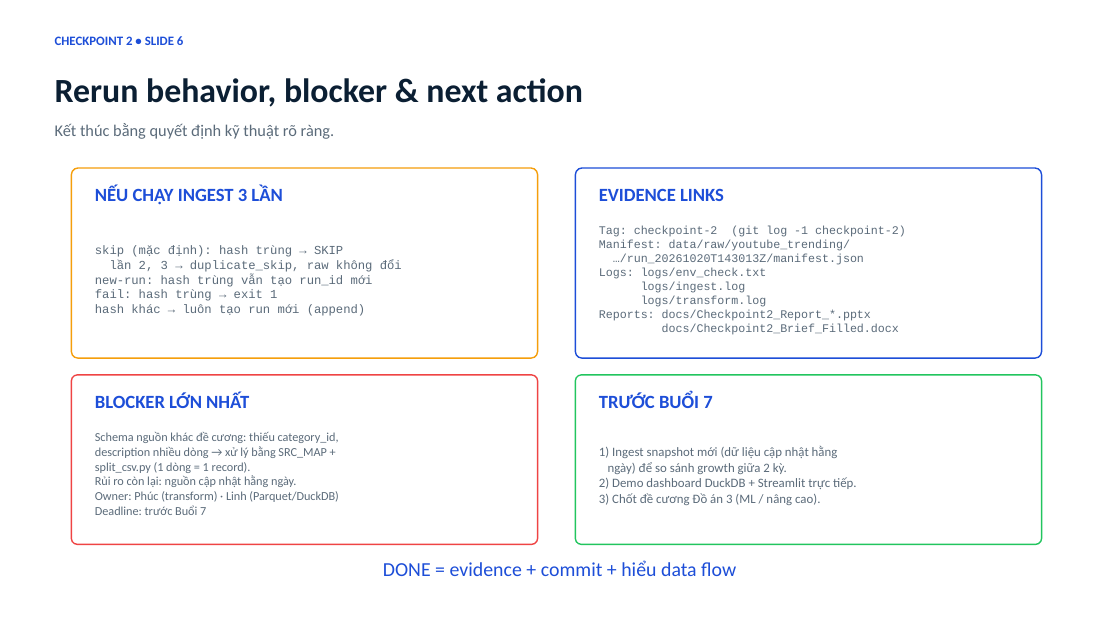
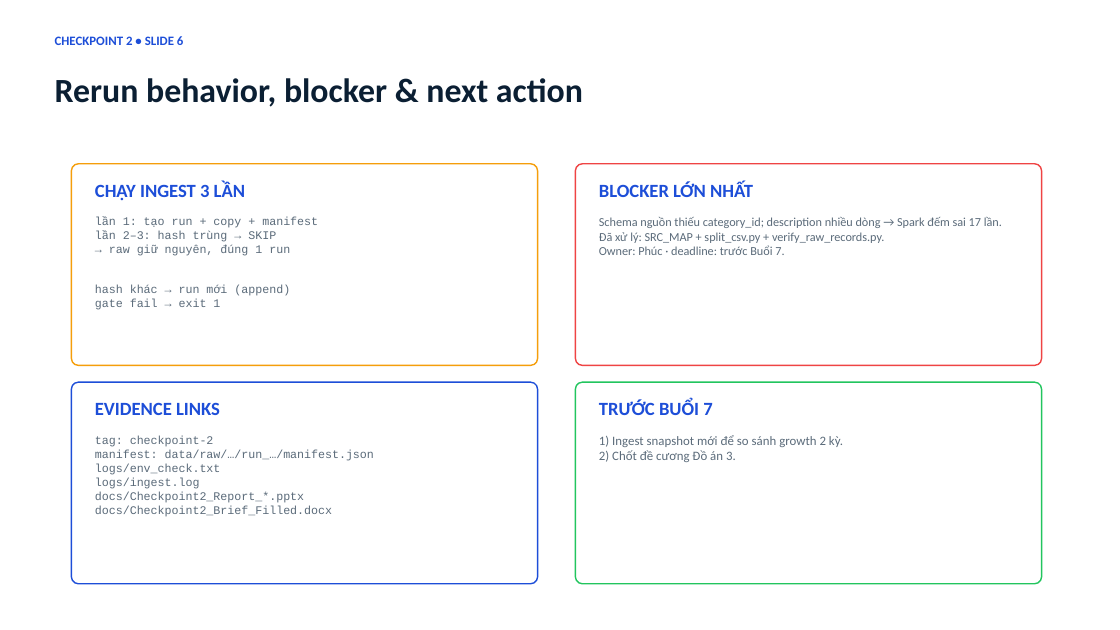
Before and after one commit to kichirou244/bigdata-project, a slide deck: slide 6 of docs/Checkpoint2_Report_YouTube_Trending.pptx. Drawn at 1120x630 pixels with LibreOffice and Linux fonts; fonts in the diff are those of the drawing. Boxes give left, top, right and bottom in pixels: in the first picture for what was removed or moved away, otherwise in the second. Text is boxed around its words. In the diff, an @@ line names an element or a change of style, - is before the commit and + after.

Commit message:
feat: add ingestion, transformation, verification, and dashboard scripts for YouTube Trending dataset

```diff
--- a/docs/Checkpoint2_Report_YouTube_Trending.pptx
+++ b/docs/Checkpoint2_Report_YouTube_Trending.pptx
@@ text removed at (55,123,335,139) @@
-Kết thúc bằng quyết định kỹ thuật rõ ràng.
@@ rounded rectangle: place and size @@
-rounded rectangle at (71,168,538,358)
+rounded rectangle at (71,164,538,365)
@@ rounded rectangle: place and size @@
-rounded rectangle at (71,375,538,544)
+rounded rectangle at (576,164,1042,365)
@@ text "BLOCKER LỚN NHẤT": place and size @@
-text "BLOCKER LỚN NHẤT" at (95,393,249,408)
+text "BLOCKER LỚN NHẤT" at (599,182,753,197)
@@ text at (95,182,245,200): text changed @@
-NẾU CHẠY INGEST 3 LẦN
+CHẠY INGEST 3 LẦN
@@ text at (95,217,318,310): text changed; size 10.5 to 10 pt @@
-skip (mặc định): hash trùng → SKIP
-lần 2, 3 → duplicate_skip, raw không đổi
-new-run: hash trùng vẫn tạo run_id mới
-fail: hash trùng → exit 1
-hash khác → luôn tạo run mới (append)
+lần 1: tạo run + copy + manifest
+lần 2–3: hash trùng → SKIP
+→ raw giữ nguyên, đúng 1 run
+hash khác → run mới (append)
+gate fail → exit 1
@@ text at (599,217,1002,255): text changed @@
-Schema nguồn khác đề cương: thiếu category_id,
-description nhiều dòng → xử lý bằng SRC_MAP +
-split_csv.py (1 dòng = 1 record).
-Rủi ro còn lại: nguồn cập nhật hằng ngày.
-Owner: Phúc (transform) · Linh (Parquet/DuckDB)
-Deadline: trước Buổi 7
+Schema nguồn thiếu category_id; description nhiều dòng → Spark đếm sai 17 lần.
+Đã xử lý: SRC_MAP + split_csv.py + verify_raw_records.py.
+Owner: Phúc · deadline: trước Buổi 7.
@@ rounded rectangle: place and size @@
-rounded rectangle at (576,168,1042,358)
+rounded rectangle at (71,382,538,584)
@@ rounded rectangle: place and size @@
-rounded rectangle at (576,375,1042,544)
+rounded rectangle at (576,382,1042,584)
@@ text "EVIDENCE LINKS": place and size @@
-text "EVIDENCE LINKS" at (599,188,724,201)
+text "EVIDENCE LINKS" at (95,402,220,415)
@@ text "TRƯỚC BUỔI 7": place and size @@
-text "TRƯỚC BUỔI 7" at (599,393,712,408)
+text "TRƯỚC BUỔI 7" at (599,400,712,415)
@@ text at (95,436,374,475): text changed @@
-Tag: checkpoint-2 (git log -1 checkpoint-2)
-Manifest: data/raw/youtube_trending/
-…/run_20261020T143013Z/manifest.json
-Logs: logs/env_check.txt
+tag: checkpoint-2
+manifest: data/raw/…/run_…/manifest.json
+logs/env_check.txt
@@ text "tag: checkpoint-2": place and size @@
-text "tag: checkpoint-2" at (599,226,906,335)
+text "tag: checkpoint-2" at (95,436,374,516)
@@ text at (599,435,843,462): text changed @@
-1) Ingest snapshot mới (dữ liệu cập nhật hằng
-ngày) để so sánh growth giữa 2 kỳ.
-2) Demo dashboard DuckDB + Streamlit trực tiếp.
-3) Chốt đề cương Đồ án 3 (ML / nâng cao).
+1) Ingest snapshot mới để so sánh growth 2 kỳ.
+2) Chốt đề cương Đồ án 3.
@@ text at (95,492,304,503): text changed @@
-logs/transform.log
-Reports: docs/Checkpoint2_Report_*.pptx
+docs/Checkpoint2_Report_*.pptx
@@ text removed at (383,560,736,576) @@
-DONE = evidence + commit + hiểu data flow
```
Also in this commit, not shown: 5 other slides changed, 17 other files.
